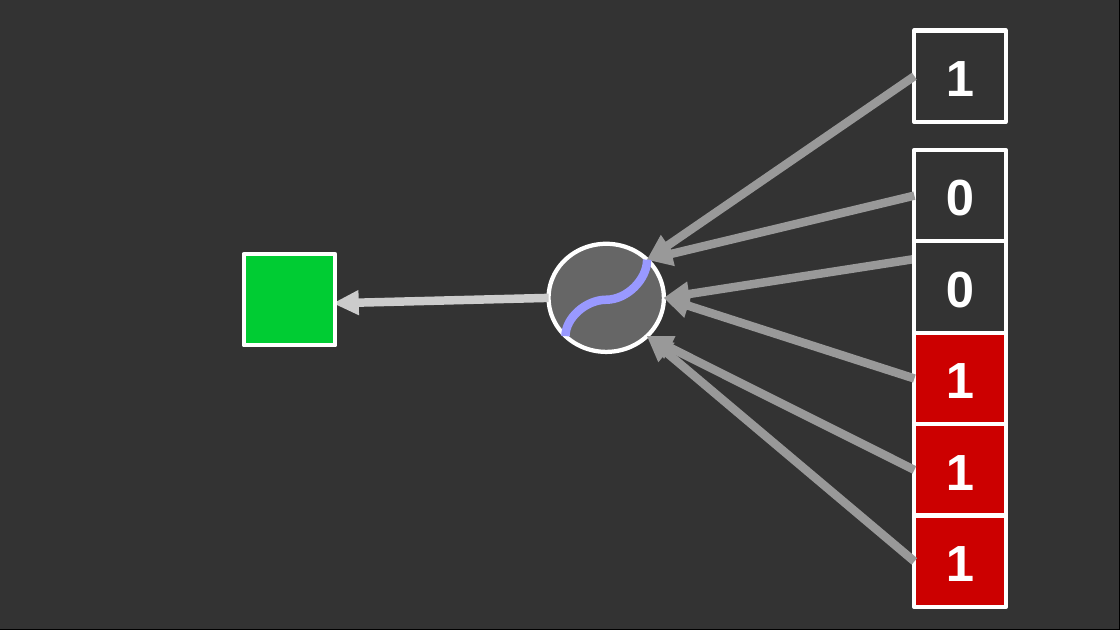
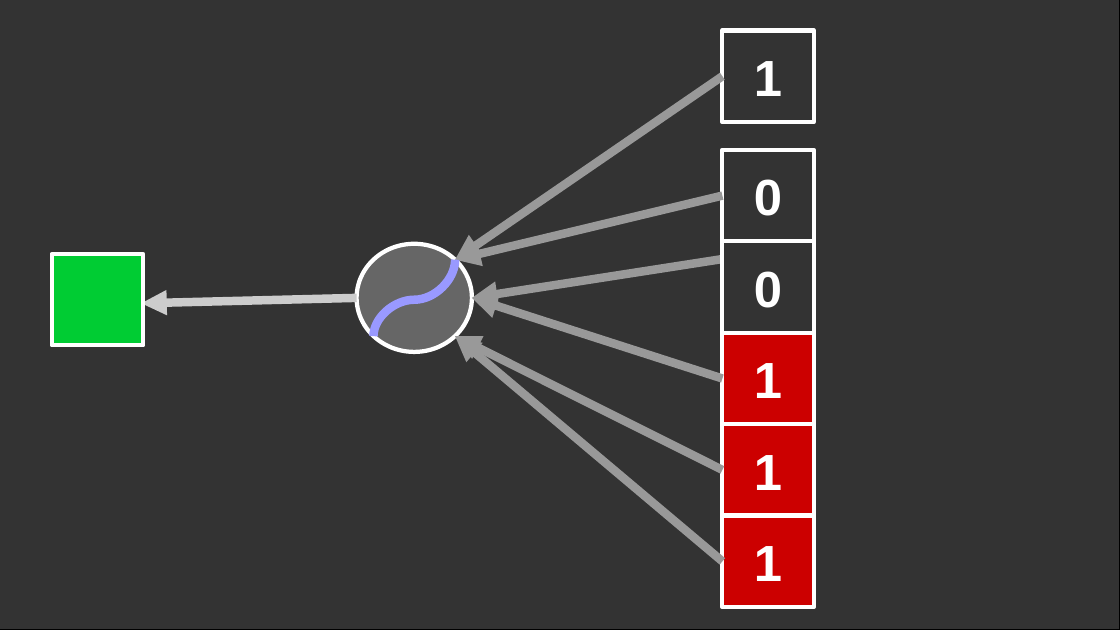
Before and after one commit to totalgood/talks, a slide deck: slide 1 of image/neural-nets-demystified.odp. Drawn at 1120x630 pixels with LibreOffice and Linux fonts; fonts in the diff are those of the drawing. Boxes give left, top, right and bottom in pixels: in the first picture for what was removed or moved away, otherwise in the second. Text is boxed around its words. In the diff, an @@ line names an element or a change of style, - is before the commit and + after.

```diff
--- a/image/neural-nets-demystified.odp
+++ b/image/neural-nets-demystified.odp
@@ 7 rectangles, 7 arrows, 1 ellipse, 1 curved line: place and size @@
-7 rectangles, 7 arrows, 1 ellipse, 1 curved line at (244, 30, 1006, 608)
+7 rectangles, 7 arrows, 1 ellipse, 1 curved line at (52, 30, 814, 608)
```
Also in this commit, not shown: 3 slides added, 2 other files.
